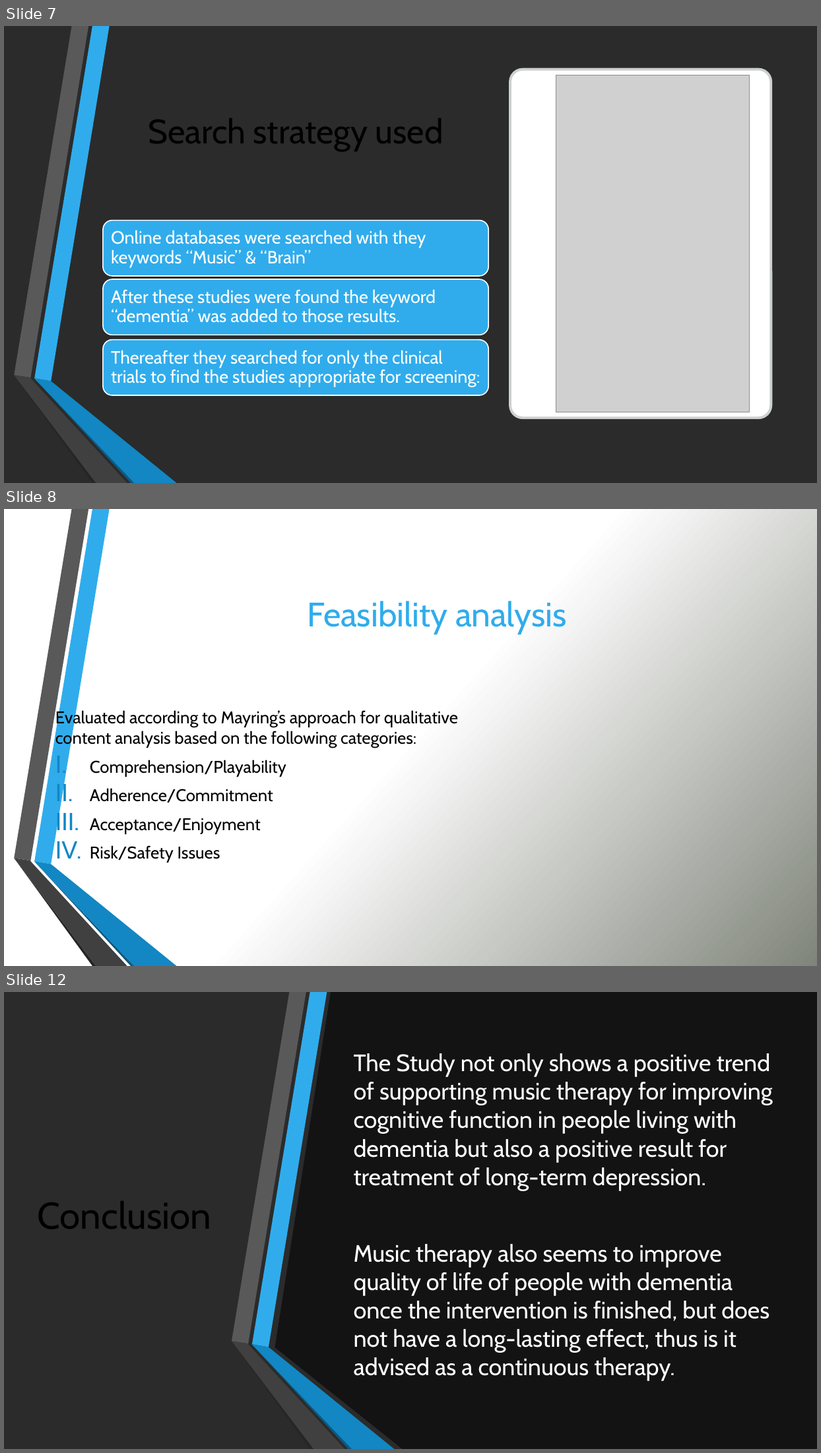
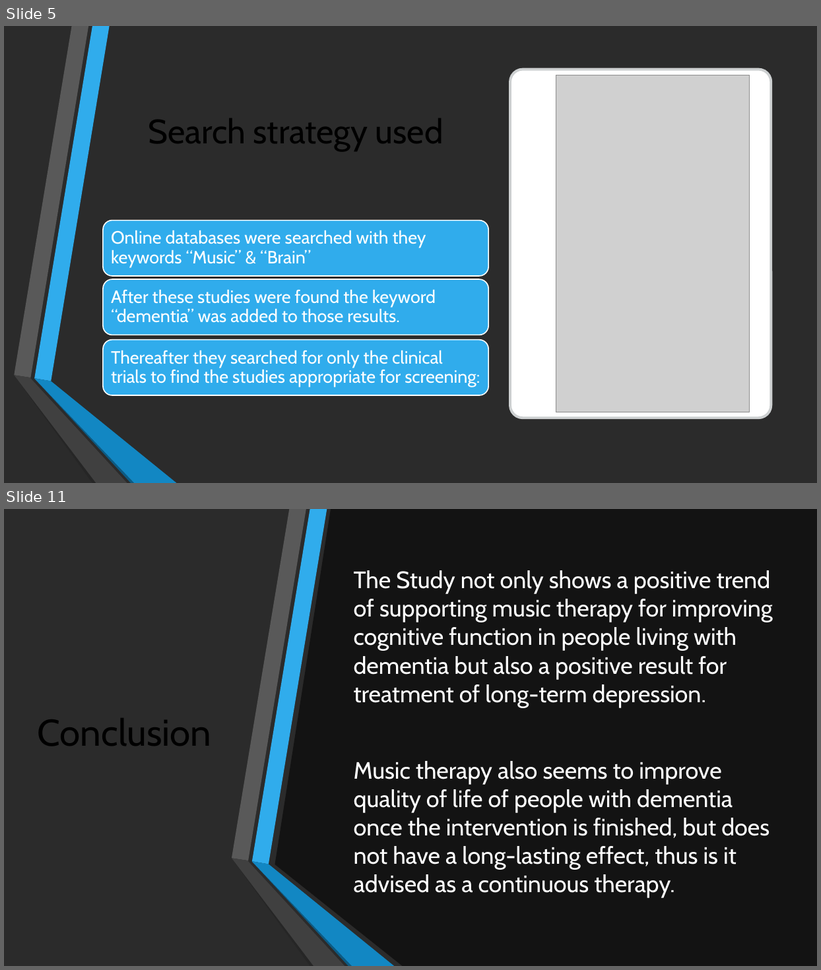
Before and after one commit to LoftieFourie/Honours_Project, a slide deck: MusicTherapy.pptx. Shown one above the other, each under a label of ours: slides 7, 8 and 12 before the commit, slides 5 and 11 after it; the slides between them are not shown. The pictures are 821x1453 and 821x970 pixels, drawn with LibreOffice and Linux fonts; fonts in the diff are those of the drawing; grey boxes stand for pictures; background and template pictures are left out; a plain dark background stands for a picture behind light text. Boxes give left, top, right and bottom in pixels: in the first picture for what was removed or moved away, otherwise in the second. Text is boxed around its words. In the diff, an @@ line names an element or a change of style, - is before the commit and + after.

```diff
--- a/MusicTherapy.pptx
+++ b/MusicTherapy.pptx
@@ slide 8 removed at box(4, 509, 817, 966), background gradient #FFFFFF to #81877A; not listed: 6 template elements that a slide beside it also shows @@
@@ title removed at box(308, 601, 567, 634) @@
-Feasibility analysis
@@ text removed at box(55, 710, 458, 863) @@
-Evaluated according to Mayring’s approach for qualitative content analysis based on the following categories:
-I. Comprehension/Playability
-II. Adherence/Commitment
-III. Acceptance/Enjoyment
-IV. Risk/Safety Issues
@@ what was slide 7 is now slide 5 @@
@@ what was slide 12 is now slide 11 @@
```
Also in this commit, not shown: 2 slides changed, 3 slides added, 3 other slides removed.
